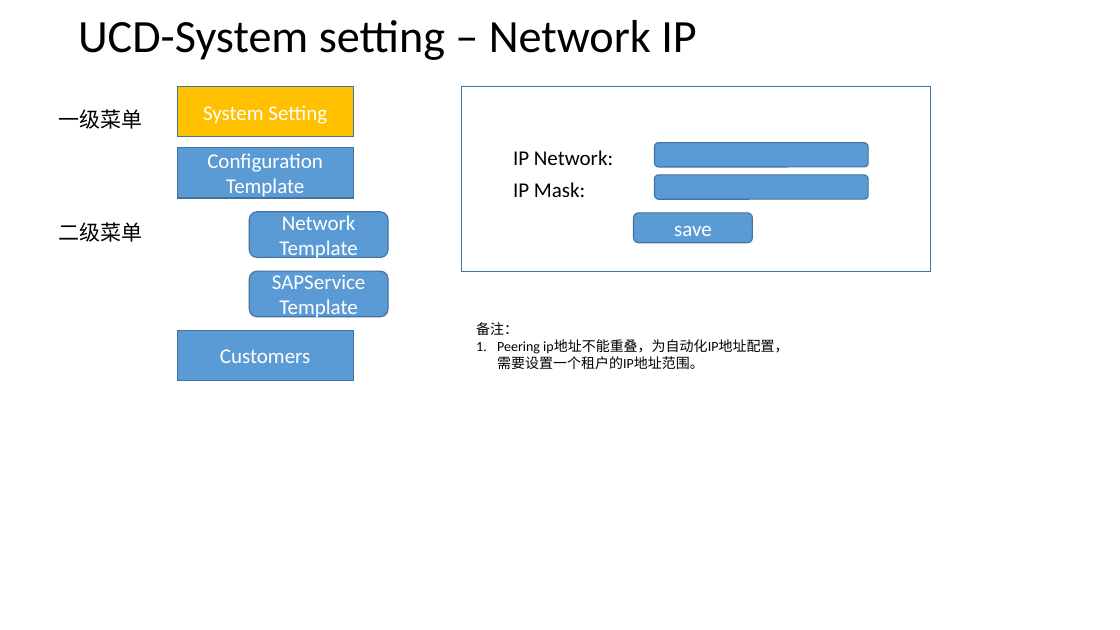
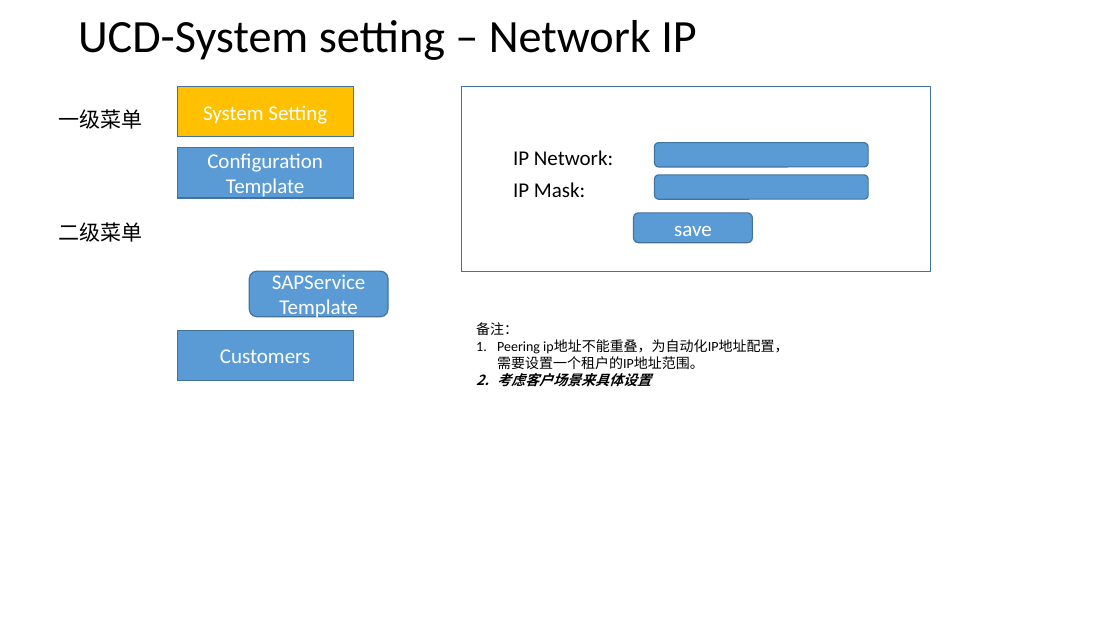
Before and after one commit to otcdevgroup/ManagementService, a slide deck: slide 2 of demo/OTC SAP Management Service UCD & CMDB.pptx. Drawn at 1120x630 pixels with LibreOffice and Linux fonts; fonts in the diff are those of the drawing. Boxes give left, top, right and bottom in pixels: in the first picture for what was removed or moved away, otherwise in the second. Text is boxed around its words. In the diff, an @@ line names an element or a change of style, - is before the commit and + after.

```diff
--- a/demo/OTC SAP Management Service UCD & CMDB.pptx
+++ b/demo/OTC SAP Management Service UCD & CMDB.pptx
@@ rounded rectangle removed at [250,212,388,257] @@
-Network Template
@@ text at [497,373,651,387]: paragraph added @@
+2. 考虑客户场景来具体设置
```
Also in this commit, not shown: 8 other slides changed, 1 slide added, 7 slides removed, 2 other files.
